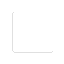
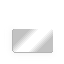
Two versions of the same layered image (64px x 64px). Layer-by-layer changes:
added layer "Layer 3" above "Layer 2" over box(13, 29, 53, 52)
painted on "Layer 2" over box(9, 12, 54, 56)
